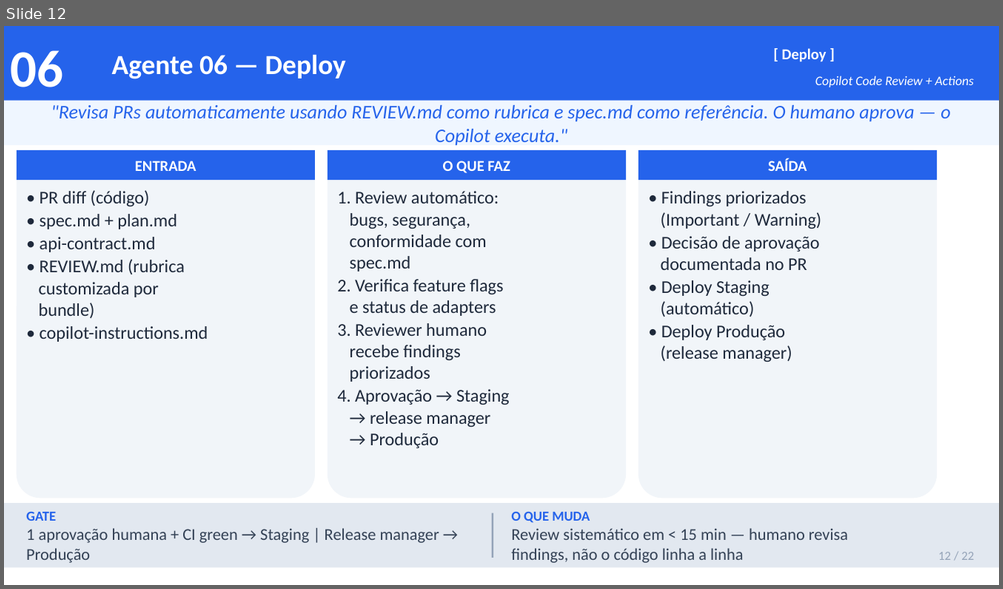
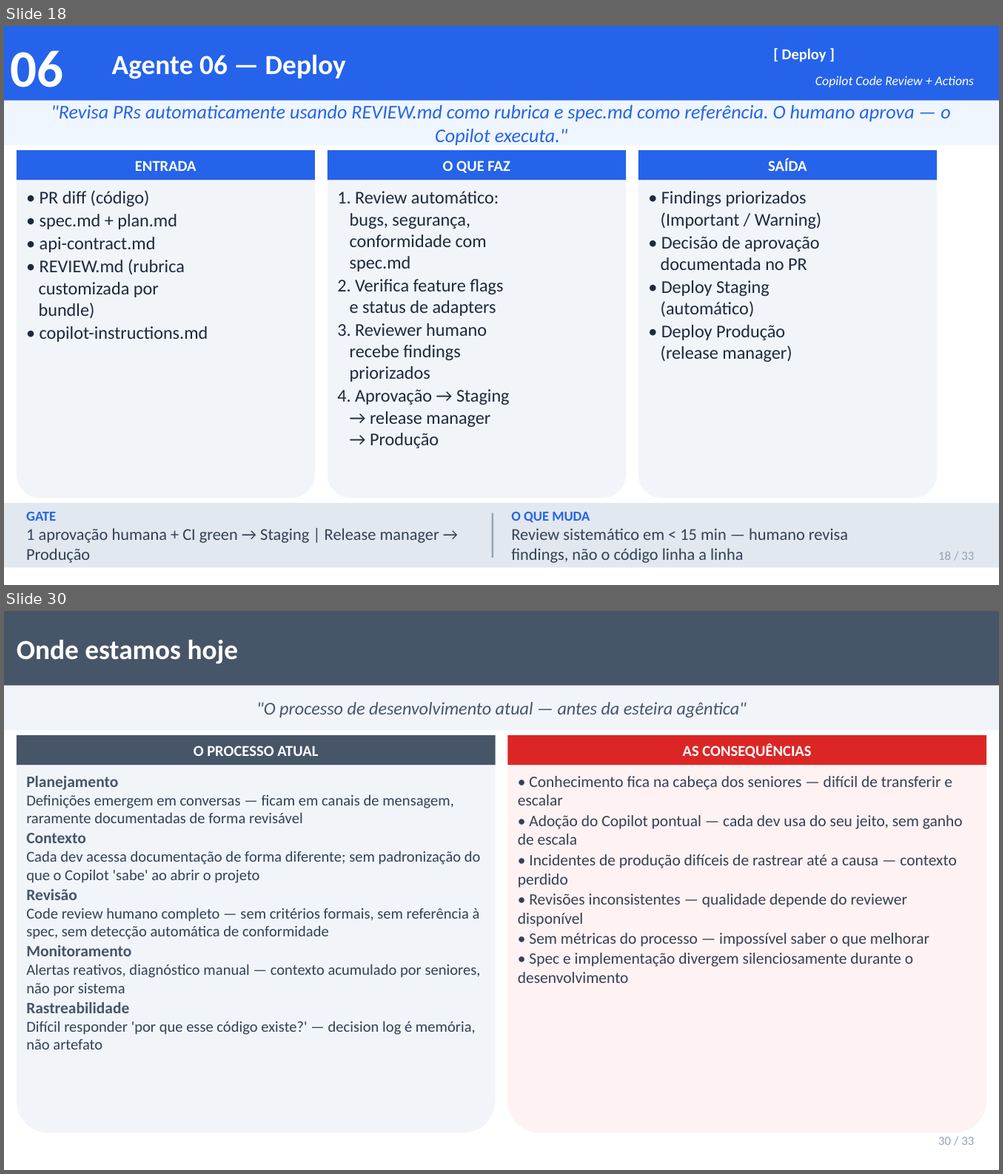
Before and after one commit to jpsslink/sdlc-agentico, a slide deck: esteira-agentica-pitch.pptx. Shown one above the other, each under a label of ours: slide 12 before the commit, slides 18 and 30 after it; the slides between them are not shown. The pictures are 1003x589 and 1003x1174 pixels, drawn with LibreOffice and Linux fonts; fonts in the diff are those of the drawing. Boxes give left, top, right and bottom in pixels: in the first picture for what was removed or moved away, otherwise in the second. Text is boxed around its words. In the diff, an @@ line names an element or a change of style, - is before the commit and + after.

```diff
--- a/esteira-agentica-pitch.pptx
+++ b/esteira-agentica-pitch.pptx
@@ slide 30 added at <box>4,611,999,1170</box>, background #FFFFFF @@
@@ rectangle added at <box>4,611,999,686</box>, fill #475569 @@
@@ text added at <box>17,640,239,664</box>, 20 pt, text #FFFFFF, bold @@
+Onde estamos hoje
@@ rectangle added at <box>4,686,999,730</box>, fill #F1F5F9 @@
@@ text added at <box>256,702,746,718</box>, 13 pt, text #475569, italic @@
+"O processo de desenvolvimento atual — antes da esteira agêntica"
@@ rounded rectangle added at <box>17,735,495,1133</box>, fill #F1F5F9 @@
@@ rectangle added at <box>17,735,495,765</box>, fill #475569 @@
@@ rounded rectangle added at <box>507,735,986,1133</box>, fill #FEF2F2 @@
@@ rectangle added at <box>507,735,986,765</box>, fill #DC2626 @@
@@ text added at <box>683,743,811,758</box>, 11 pt, text #FFFFFF, bold @@
+AS CONSEQUÊNCIAS
@@ text added at <box>193,746,318,756</box>, 11 pt, text #FFFFFF, bold @@
+O PROCESSO ATUAL
@@ text added at <box>26,776,481,1050</box>, 11 pt, text #334155 @@
+Planejamento
+Definições emergem em conversas — ficam em canais de mensagem, raramente documentadas de forma revisável
+Contexto
+Cada dev acessa documentação de forma diferente; sem padronização do que o Copilot 'sabe' ao abrir o projeto
+Revisão
+Code review humano completo — sem critérios formais, sem referência à spec, sem detecção automática de conformidade
+Monitoramento
+Alertas reativos, diagnóstico manual — contexto acumulado por seniores, não por sistema
+Rastreabilidade
+Difícil responder 'por que esse código existe?' — decision log é memória, não artefato
@@ text added at <box>518,776,962,983</box>, 11.5 pt, text #334155 @@
+• Conhecimento fica na cabeça dos seniores — difícil de transferir e escalar
+• Adoção do Copilot pontual — cada dev usa do seu jeito, sem ganho de escala
+• Incidentes de produção difíceis de rastrear até a causa — contexto perdido
+• Revisões inconsistentes — qualidade depende do reviewer disponível
+• Sem métricas do processo — impossível saber o que melhorar
+• Spec e implementação divergem silenciosamente durante o desenvolvimento
@@ text added at <box>938,1137,973,1145</box>, 9 pt, text #94A3B8 @@
+30 / 33
@@ what was slide 12 is now slide 18 @@
@@ slide 18 changed as well @@
@@ text at <box>938,552,973,560</box>: text changed @@
-12 / 22
+18 / 33
```
Also in this commit, not shown: 15 other slides changed, 12 other slides added, 2 slides removed.
